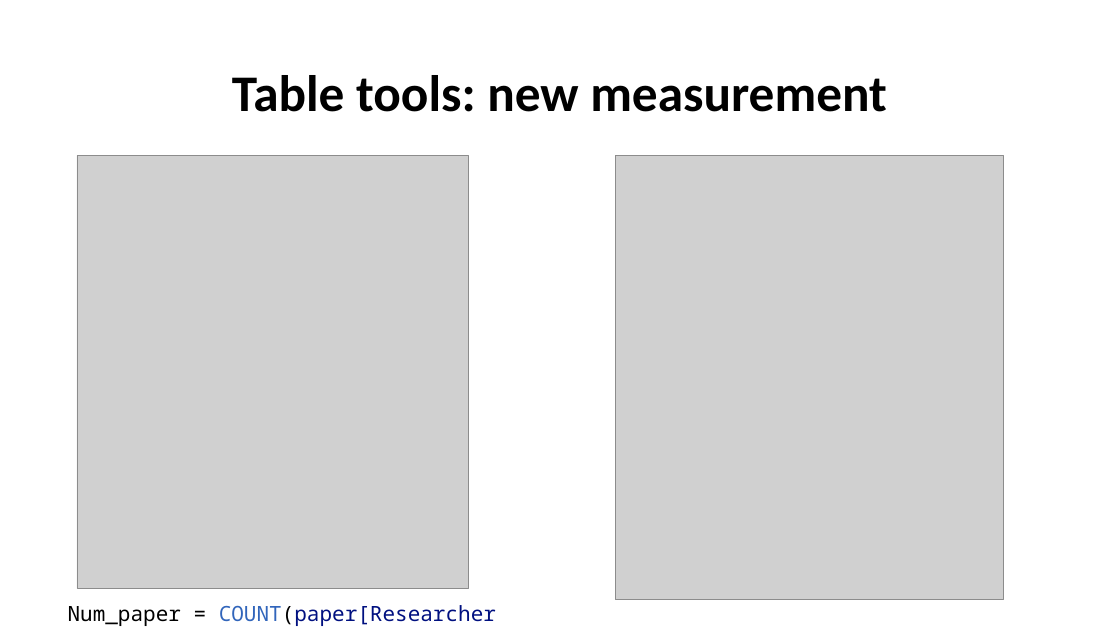
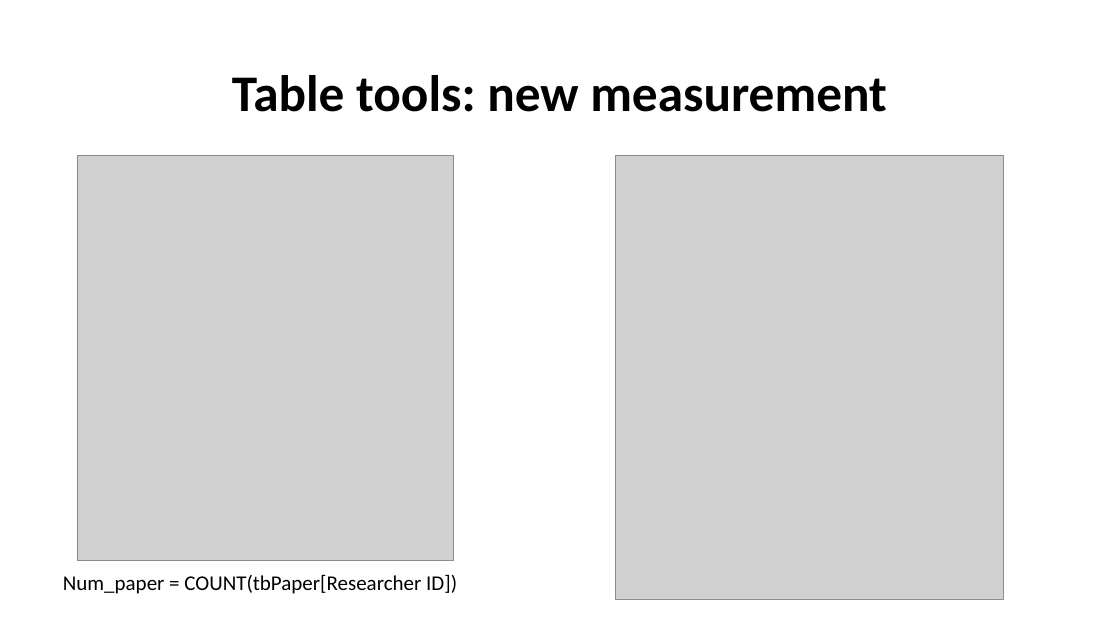
Before and after one commit to kimteespk/DADS5001-Data-Analytics-and-Data-Science-Tools-and-Programming, a slide deck: slide 19 of 12-PowerBI/DSTools-Power-BI.pptx. Drawn at 1120x630 pixels with LibreOffice and Linux fonts; fonts in the diff are those of the drawing; grey boxes stand for pictures. Boxes give left, top, right and bottom in pixels: in the first picture for what was removed or moved away, otherwise in the second. Text is boxed around its words. In the diff, an @@ line names an element or a change of style, - is before the commit and + after.

```diff
--- a/12-PowerBI/DSTools-Power-BI.pptx
+++ b/12-PowerBI/DSTools-Power-BI.pptx
@@ picture: place and size @@
-picture at box(77, 155, 469, 589)
+picture at box(77, 155, 454, 561)
@@ text at box(63, 574, 457, 594): text changed; font Noto Sans Mono to Calibri; text colour #001080 to #000000 @@
-Num_paper = COUNT(paper[Researcher ID])
+Num_paper = COUNT(tbPaper[Researcher ID])
```
Also in this commit, not shown: 3 other slides changed, 1 slide removed, 14 other files.
